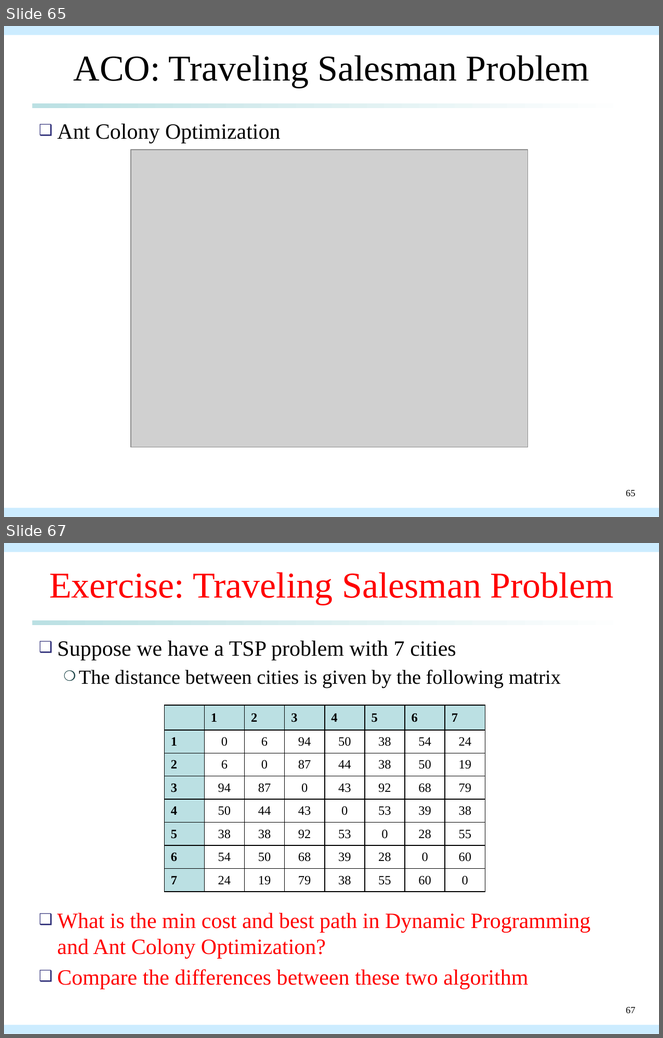
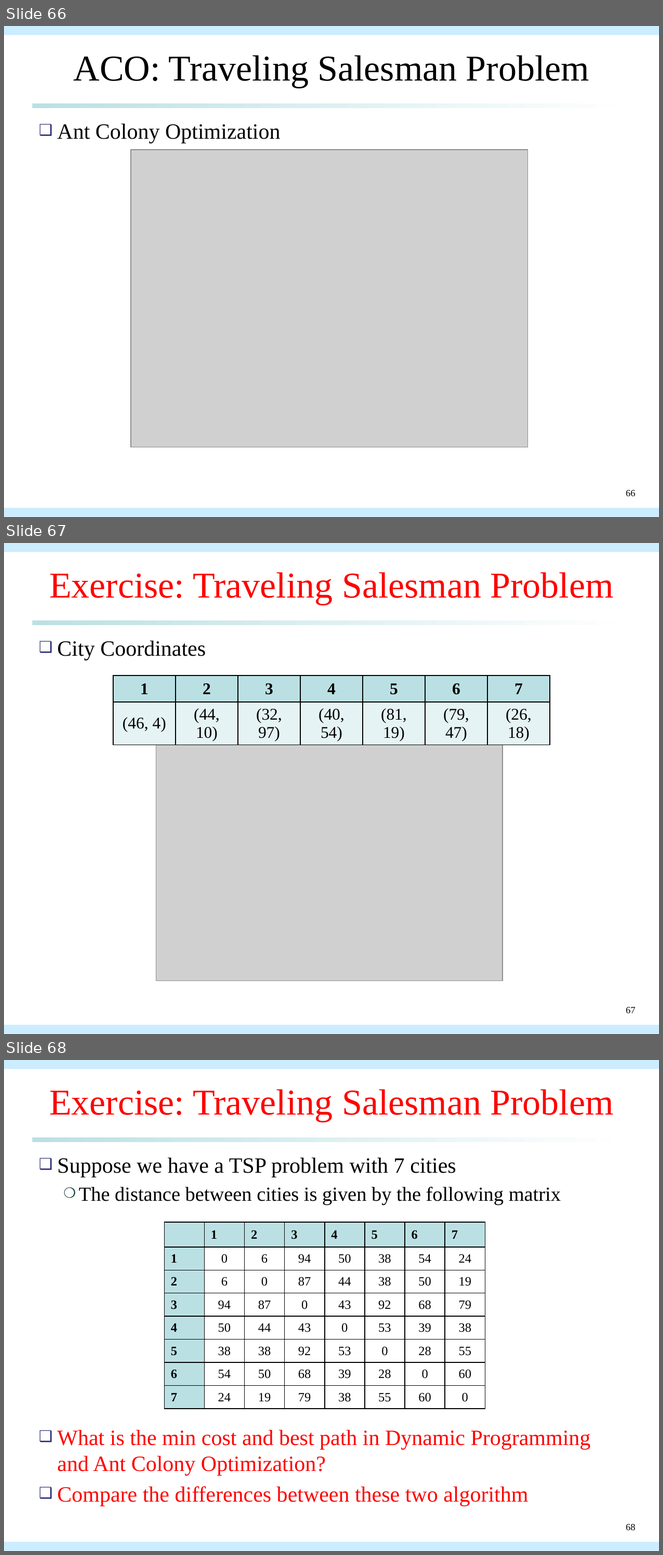
Before and after one commit to qwe8496516/AI_course, a slide deck: AI_presentation/aco_presentation.pptx. Shown one above the other, each under a label of ours: slides 65 and 67 before the commit, slides 66, 67 and 68 after it; the slides between them are not shown. The pictures are 663x1038 and 663x1555 pixels, drawn with LibreOffice and Linux fonts; fonts in the diff are those of the drawing; grey boxes stand for pictures. Boxes give left, top, right and bottom in pixels: in the first picture for what was removed or moved away, otherwise in the second. Text is boxed around its words. In the diff, an @@ line names an element or a change of style, - is before the commit and + after.

```diff
--- a/AI_presentation/aco_presentation.pptx
+++ b/AI_presentation/aco_presentation.pptx
@@ slide 67 added at [4,543,659,1034], background #FFFFFF; not listed: 3 template elements that a slide beside it also shows @@
@@ title added at [49,572,614,605], 40 pt, text #FF0000 @@
+Exercise: Traveling Salesman Problem
@@ text added at [57,641,206,661], 24 pt, text #000000 @@
+❑ City Coordinates
@@ table added at [113,676,549,743], 2 rows, 7 columns @@
+1 | 2 | 3 | 4 | 5 | 6 | 7
+(46, 4) | (44, 10) | (32, 97) | (40, 54) | (81, 19) | (79, 47) | (26, 18)
@@ picture added at [156,721,503,981] @@
@@ page number added at [626,1007,635,1014], 10.5 pt, text #000000 @@
+67
@@ what was slide 65 is now slide 66 @@
@@ page number at [626,490,635,497]: text changed @@
-65
+66
@@ what was slide 67 is now slide 68 @@
@@ page number at [626,1524,635,1531]: text changed @@
-67
+68
```
Also in this commit, not shown: 8 slides changed, 2 other slides added, 4 other files.
